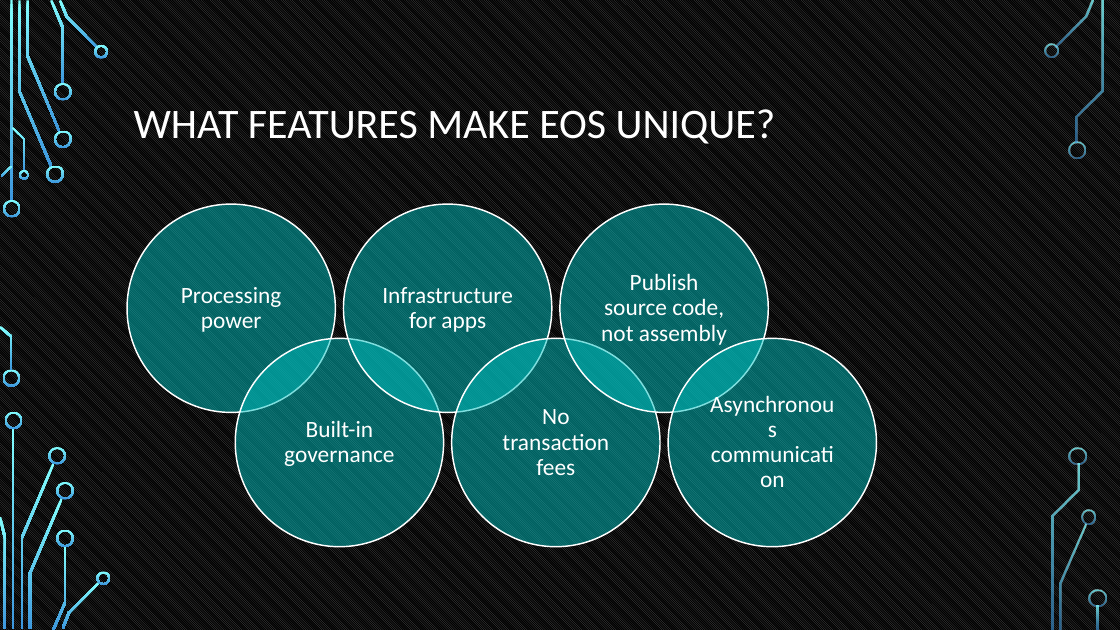
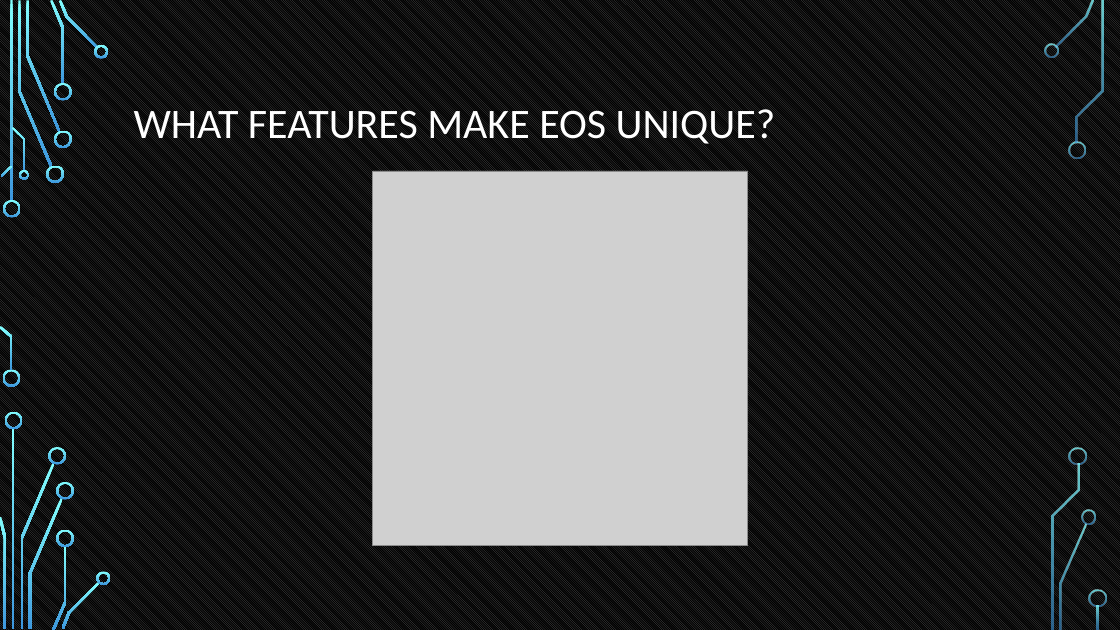
Before and after one commit to tokenika/tokenika.github.io, a slide deck: slide 28 of WarsawBlock(3).pptx. Drawn at 1120x630 pixels with LibreOffice and Linux fonts; fonts in the diff are those of the drawing; grey boxes stand for pictures; background and template pictures are left out. Boxes give left, top, right and bottom in pixels: in the first picture for what was removed or moved away, otherwise in the second. Text is boxed around its words. In the diff, an @@ line names an element or a change of style, - is before the commit and + after.

Commit message:
unique

```diff
--- a/WarsawBlock(3).pptx
+++ b/WarsawBlock(3).pptx
@@ picture added at box(373, 171, 748, 546) @@
@@ group removed at box(127, 204, 876, 547): 6 ellipses, 6 texts @@
-Processing power
-Built-in governance
-Infrastructure for apps
-No transaction fees
-Publish source code, not assembly
-Asynchronous communication
```
Also in this commit, not shown: 9 other slides changed, 2 other files.
